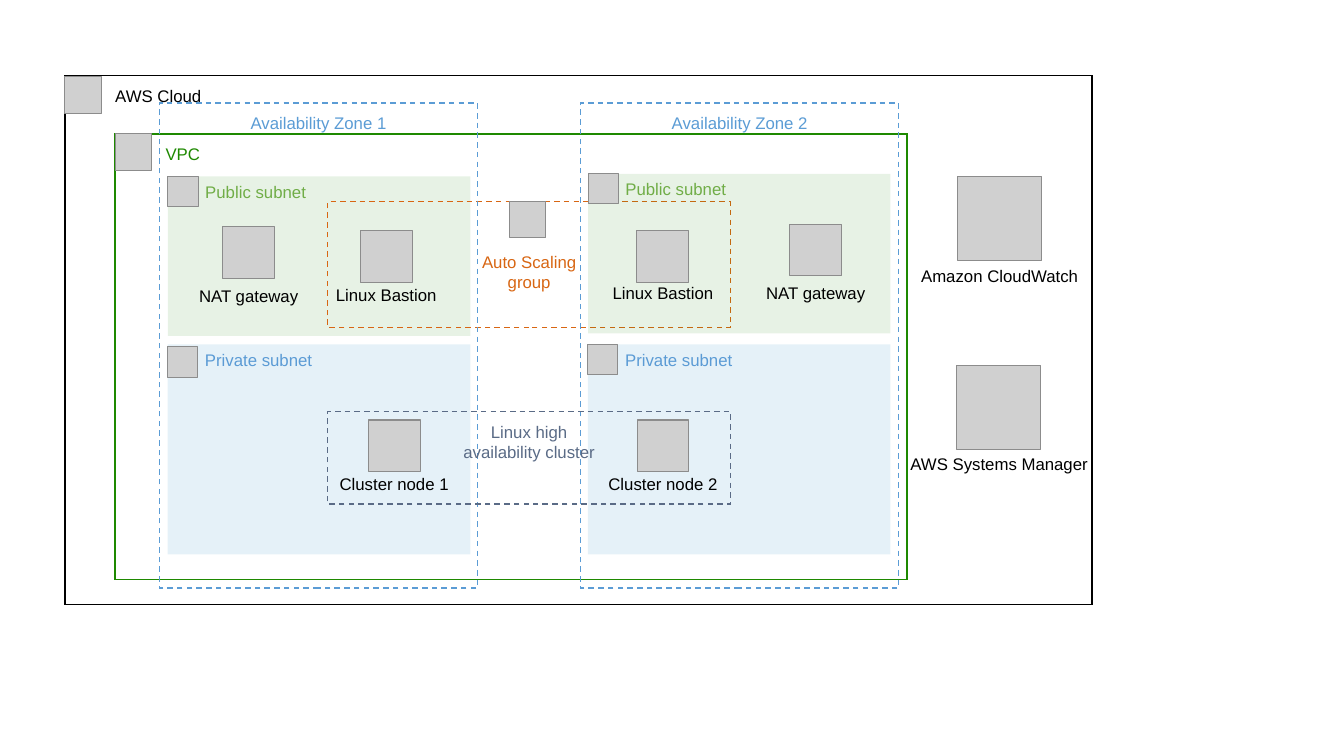
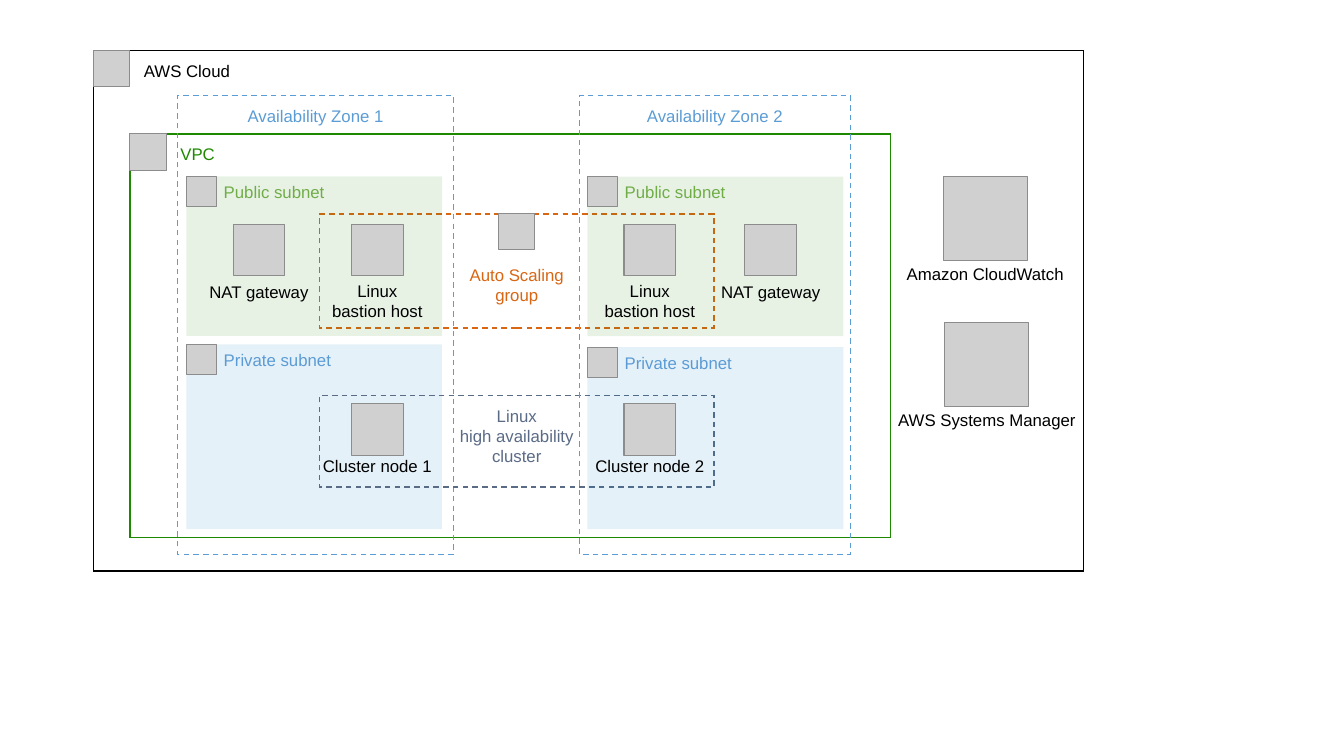
Before and after one commit to aws-quickstart/quickstart-sios-protection-suite, a slide deck: slide 2 of docs/images/SIOS Protection Suite architecture.pptx (slide 1 before the commit). Drawn at 1344x756 pixels with LibreOffice and Linux fonts; fonts in the diff are those of the drawing; grey boxes stand for pictures. Boxes give left, top, right and bottom in pixels: in the first picture for what was removed or moved away, otherwise in the second. Text is boxed around its words. In the diff, an @@ line names an element or a change of style, - is before the commit and + after.

```diff
--- a/docs/images/SIOS Protection Suite architecture.pptx
+++ b/docs/images/SIOS Protection Suite architecture.pptx
@@ rectangle "AWS Cloud": place and size @@
-rectangle "AWS Cloud" at bbox=[65, 76, 1092, 605]
+rectangle "AWS Cloud" at bbox=[94, 50, 1084, 572]
@@ picture: place and size @@
-picture at bbox=[65, 77, 101, 113]
+picture at bbox=[94, 50, 130, 87]
@@ rectangle "Availability Zone 1": place and size @@
-rectangle "Availability Zone 1" at bbox=[159, 103, 477, 588]
+rectangle "Availability Zone 1" at bbox=[177, 95, 454, 555]
@@ rectangle "Availability Zone 2": place and size @@
-rectangle "Availability Zone 2" at bbox=[581, 103, 898, 588]
+rectangle "Availability Zone 2" at bbox=[580, 95, 851, 555]
@@ picture: place and size @@
-picture at bbox=[115, 134, 151, 170]
+picture at bbox=[130, 134, 166, 170]
@@ rectangle "VPC": place and size @@
-rectangle "VPC" at bbox=[115, 134, 907, 580]
+rectangle "VPC" at bbox=[130, 134, 890, 537]
@@ picture: place and size @@
-picture at bbox=[168, 176, 199, 207]
+picture at bbox=[187, 176, 217, 207]
@@ rectangle "Public subnet": place and size @@
-rectangle "Public subnet" at bbox=[168, 176, 471, 336]
+rectangle "Public subnet" at bbox=[187, 176, 443, 336]
@@ rectangle "Public subnet": place and size @@
-rectangle "Public subnet" at bbox=[588, 173, 890, 333]
+rectangle "Public subnet" at bbox=[588, 176, 844, 336]
@@ picture: place and size @@
-picture at bbox=[958, 176, 1042, 260]
+picture at bbox=[944, 176, 1027, 260]
@@ picture: place and size @@
-picture at bbox=[223, 227, 274, 278]
+picture at bbox=[233, 224, 284, 275]
@@ rectangle "Auto Scaling": place and size @@
-rectangle "Auto Scaling" at bbox=[328, 202, 731, 328]
+rectangle "Auto Scaling" at bbox=[320, 214, 714, 328]
@@ picture: place and size @@
-picture at bbox=[361, 231, 412, 282]
+picture at bbox=[352, 224, 403, 275]
@@ picture: place and size @@
-picture at bbox=[510, 202, 546, 238]
+picture at bbox=[499, 214, 535, 250]
@@ picture added at bbox=[624, 224, 676, 275] @@
@@ picture removed at bbox=[637, 231, 689, 282] @@
@@ picture: place and size @@
-picture at bbox=[790, 224, 842, 275]
+picture at bbox=[745, 224, 797, 275]
@@ text "Amazon CloudWatch": place and size @@
-text "Amazon CloudWatch" at bbox=[921, 270, 1078, 282]
+text "Amazon CloudWatch" at bbox=[907, 268, 1064, 280]
@@ text "NAT gateway": place and size @@
-text "NAT gateway" at bbox=[199, 290, 298, 306]
+text "NAT gateway" at bbox=[209, 286, 308, 302]
@@ text at bbox=[332, 285, 423, 317]: text changed @@
-Linux Bastion
+Linux
+bastion host
@@ text at bbox=[605, 285, 695, 317]: text changed @@
-Linux Bastion
+Linux
+bastion host
@@ text "NAT gateway": place and size @@
-text "NAT gateway" at bbox=[766, 287, 865, 303]
+text "NAT gateway" at bbox=[721, 286, 820, 302]
@@ picture: place and size @@
-picture at bbox=[957, 365, 1041, 449]
+picture at bbox=[945, 323, 1028, 406]
@@ picture: place and size @@
-picture at bbox=[167, 347, 198, 377]
+picture at bbox=[187, 344, 217, 374]
@@ rectangle "Private subnet": place and size @@
-rectangle "Private subnet" at bbox=[167, 345, 470, 555]
+rectangle "Private subnet" at bbox=[187, 345, 443, 529]
@@ rectangle "Private subnet": place and size @@
-rectangle "Private subnet" at bbox=[588, 345, 890, 555]
+rectangle "Private subnet" at bbox=[588, 347, 844, 529]
@@ rectangle "Linux": place and size @@
-rectangle "Linux" at bbox=[328, 411, 731, 504]
+rectangle "Linux" at bbox=[320, 395, 714, 487]
@@ text in rectangle at bbox=[460, 410, 573, 462]: text changed @@
-Linux high
-availability cluster
+Linux
+high availability
+cluster
@@ text "AWS Systems Manager": place and size @@
-text "AWS Systems Manager" at bbox=[910, 458, 1088, 474]
+text "AWS Systems Manager" at bbox=[898, 414, 1075, 430]
@@ 2 pictures, 2 texts: place and size @@
-2 pictures, 2 texts at bbox=[340, 420, 717, 490]
+2 pictures, 2 texts at bbox=[323, 403, 704, 472]
```
Also in this commit, not shown: 1 slide added, 2 other files.
